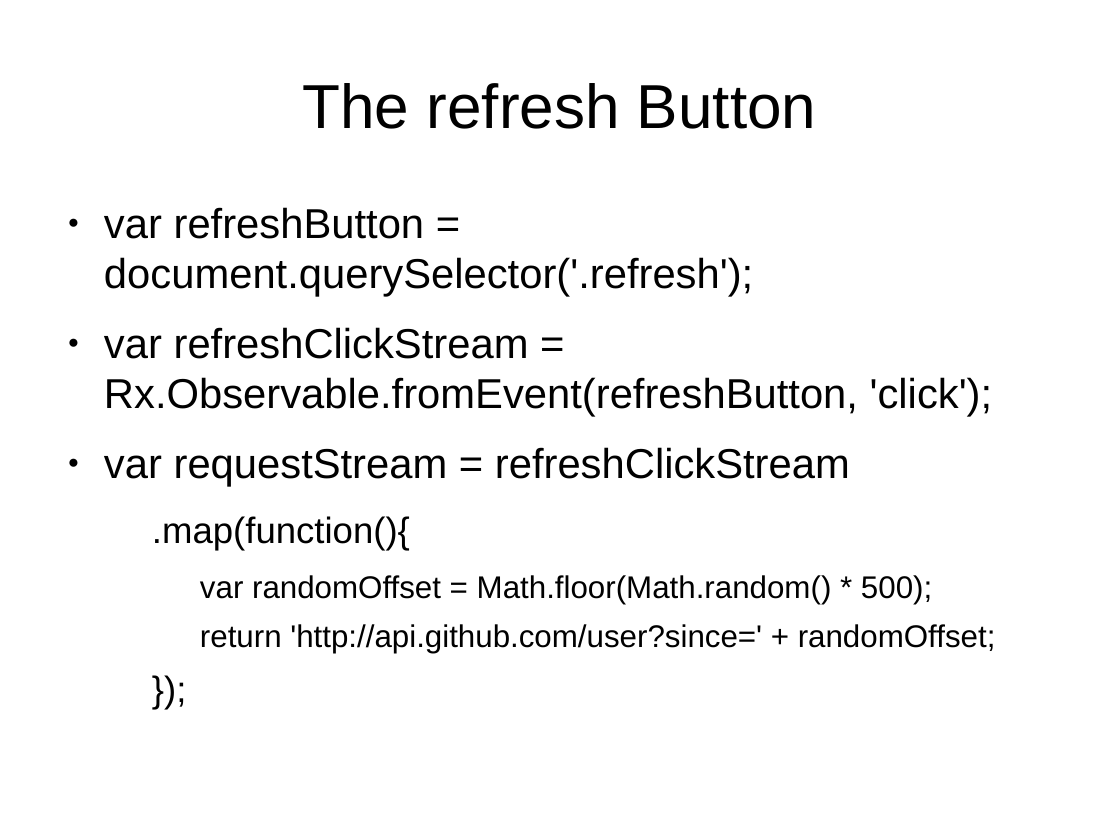
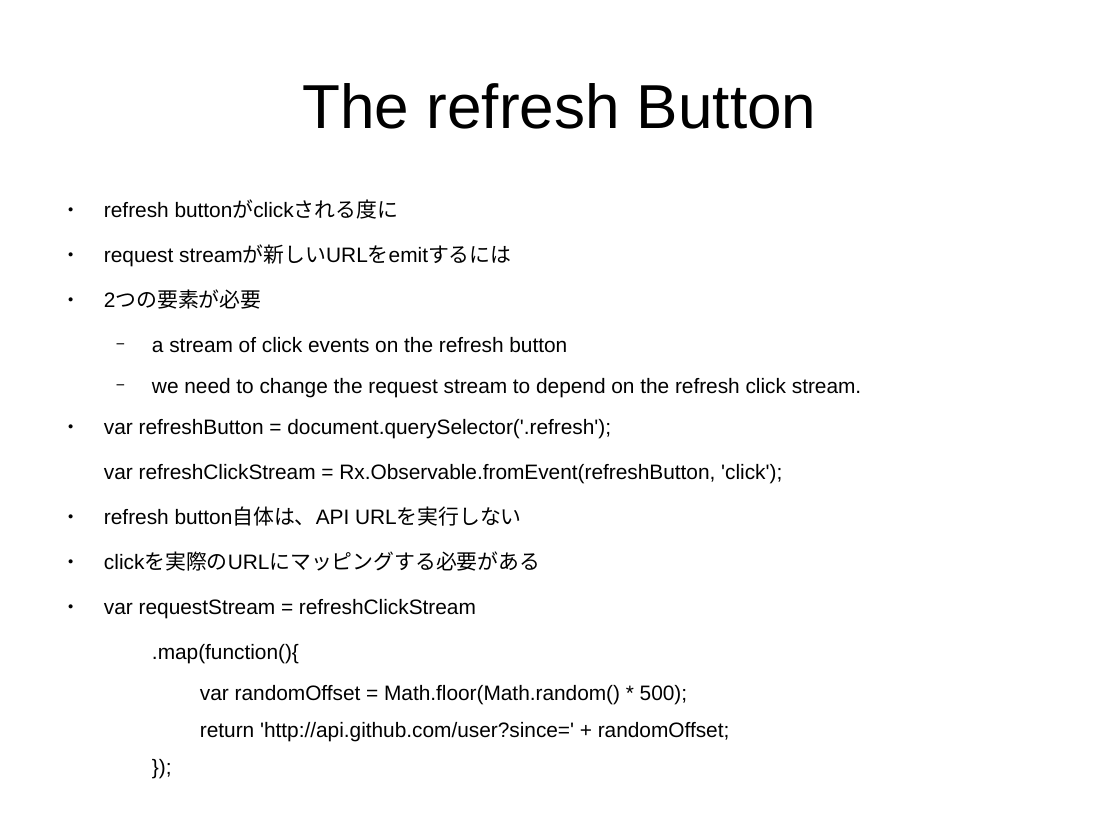
Before and after one commit to sallop/til, a slide deck: slide 20 of RxJS.odp (slide 14 before the commit). Drawn at 1120x840 pixels with LibreOffice and Linux fonts; fonts in the diff are those of the drawing. Boxes give left, top, right and bottom in pixels: in the first picture for what was removed or moved away, otherwise in the second. Text is boxed around its words. In the diff, an @@ line names an element or a change of style, - is before the commit and + after.

Commit message:
the refresh button

```diff
--- a/RxJS.odp
+++ b/RxJS.odp
@@ text at bbox=[104, 201, 861, 398]: paragraphs added @@
+● refresh buttonがclickされる度に
+● request streamが新しいURLをemitするには
+● 2つの要素が必要
+  − a stream of click events on the refresh button
+  − we need to change the request stream to depend on the refresh click stream.
@@ text at bbox=[104, 419, 782, 742]: size 29.6 to 14.8 pt in "var refreshButton = document.querySelector('.refresh');", "var refreshClickStream = Rx.Observable.fromEvent(refreshButt ...", "var requestStream = refreshClickStream"; size 25.9 to 14.8 pt in ".map(function(){", "});"; size 22.2 to 14.8 pt in "var randomOffset = Math.floor(Math.random() * 500);", "return 'http://api.github.com/user?since=' + randomOffset;"; bullet ● to none @@
@@ text at bbox=[104, 508, 540, 571]: paragraphs added @@
+● refresh button自体は、API URLを実行しない
+● clickを実際のURLにマッピングする必要がある
```
Also in this commit, not shown: 6 other slides changed, 15 slides added.
